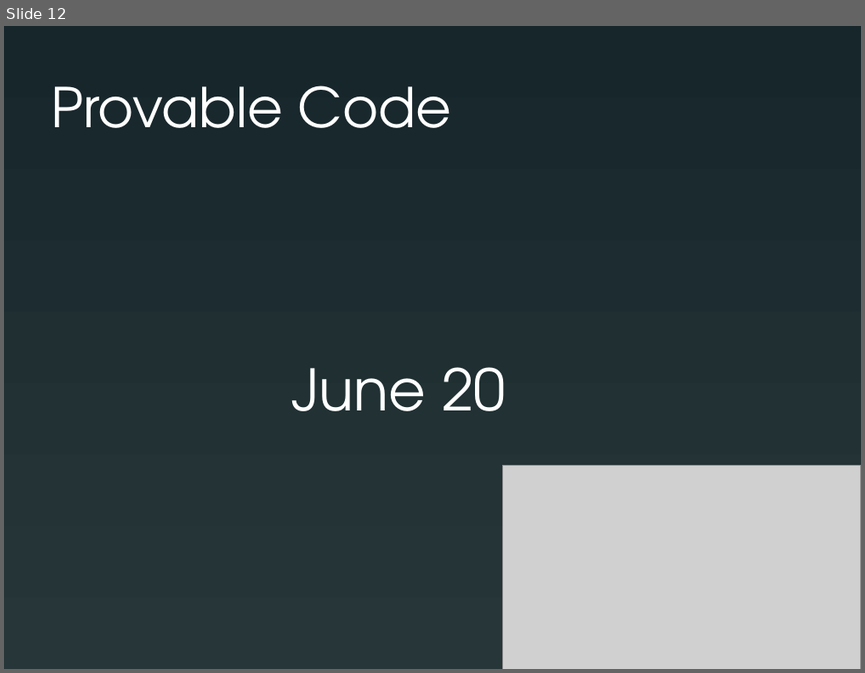
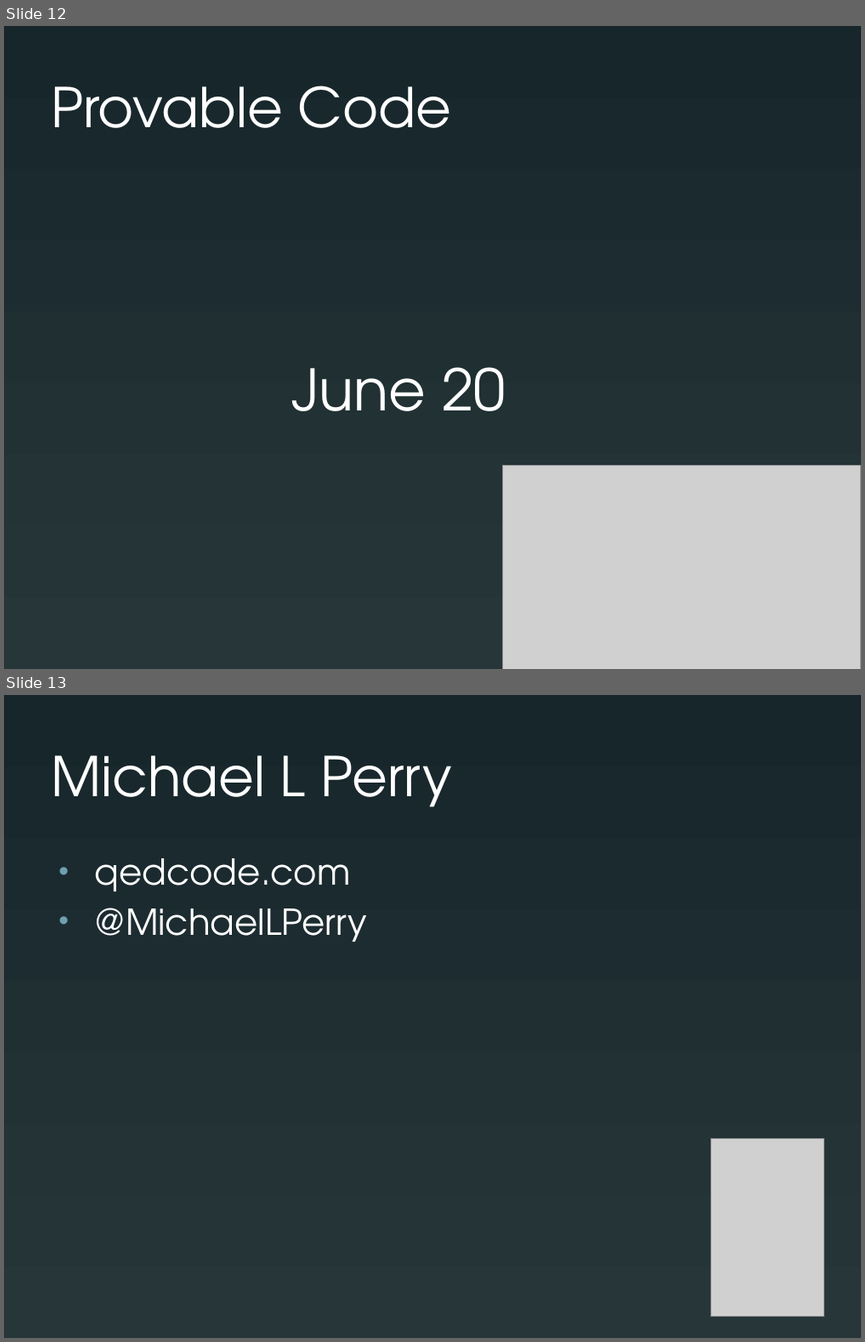
Before and after one commit to michaellperry/Provable-APIs, a slide deck: Presentation/4 Ways to Prevent Code Abuse.pptx. Shown one above the other, each under a label of ours: slide 12 before the commit, slides 12 and 13 after it. The pictures are 865x673 and 865x1342 pixels, drawn with LibreOffice and Linux fonts; fonts in the diff are those of the drawing; grey boxes stand for pictures. Boxes give left, top, right and bottom in pixels: in the first picture for what was removed or moved away, otherwise in the second. Text is boxed around its words. In the diff, an @@ line names an element or a change of style, - is before the commit and + after.

Commit message:
Added summary slide.

```diff
--- a/Presentation/4 Ways to Prevent Code Abuse.pptx
+++ b/Presentation/4 Ways to Prevent Code Abuse.pptx
@@ slide 13 added at [4, 695, 861, 1338], background gradient #273739 to #17262B @@
@@ title added at [51, 755, 451, 807], 46 pt, text #FFFFFF @@
+Michael L Perry
@@ text added at [95, 858, 367, 941], 30 pt, text #FFFFFF @@
+• qedcode.com
+• @MichaelLPerry
@@ picture added at [711, 1138, 824, 1316] @@
```
